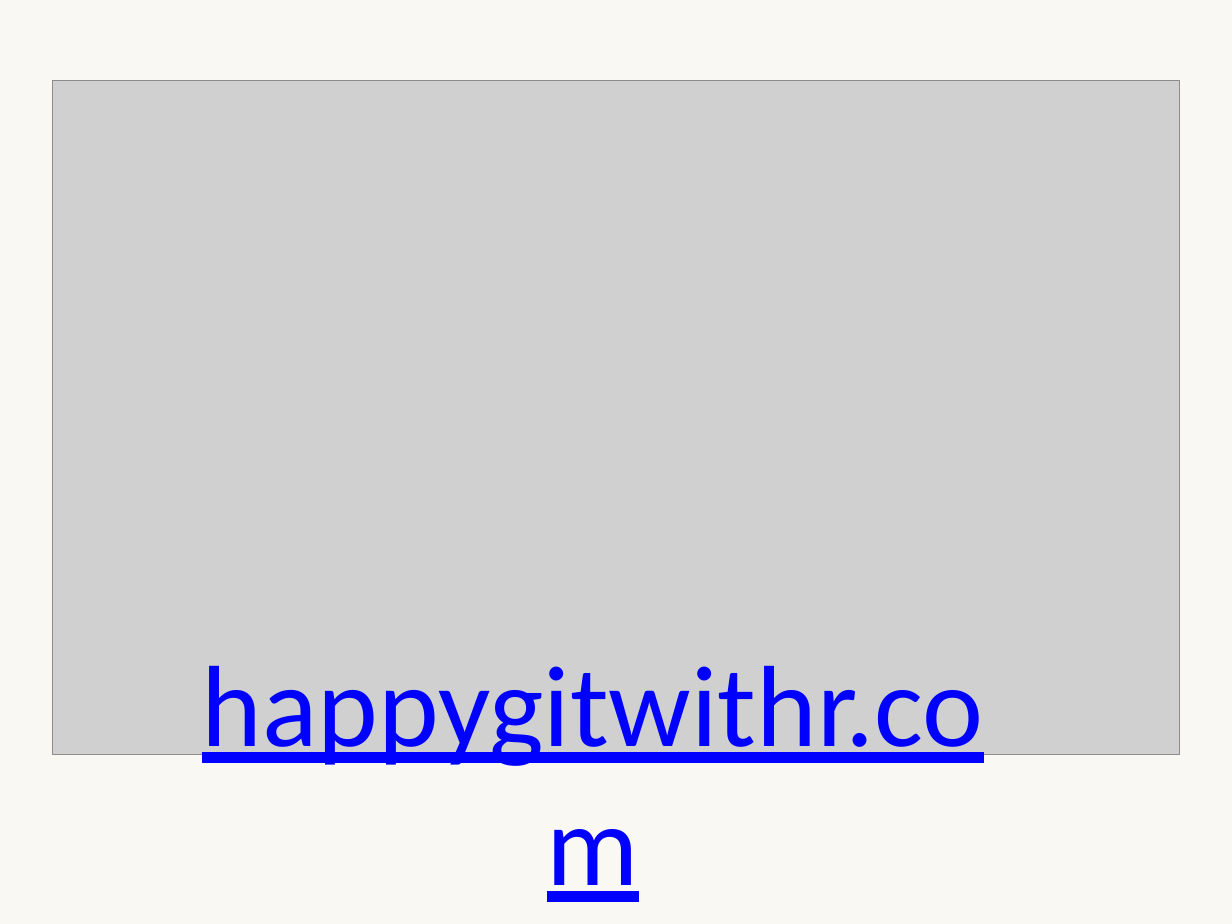
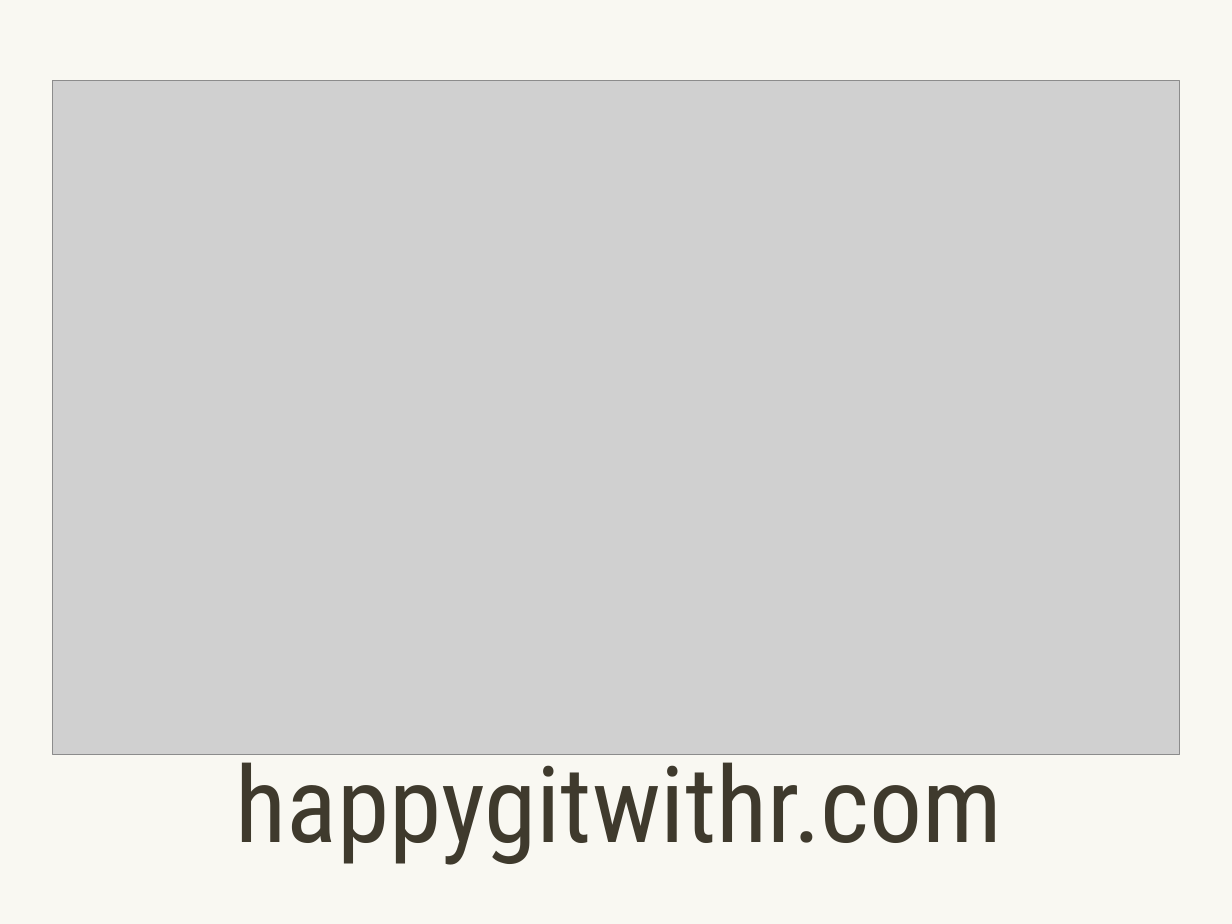
Before and after one commit to forwards/workshops, a slide deck: slide 3 of slides-pptx/2b-github.pptx. Drawn at 1232x924 pixels with LibreOffice and Linux fonts; fonts in the diff are those of the drawing; grey boxes stand for pictures. Boxes give left, top, right and bottom in pixels: in the first picture for what was removed or moved away, otherwise in the second. Text is boxed around its words. In the diff, an @@ line names an element or a change of style, - is before the commit and + after.

```diff
--- a/slides-pptx/2b-github.pptx
+++ b/slides-pptx/2b-github.pptx
@@ text "happygitwithr.com": place and size @@
-text "happygitwithr.com" at <box>202,665,984,773</box>
+text "happygitwithr.com" at <box>236,744,1003,865</box>
@@ text "happygitwithr.com" at <box>236,744,1003,865</box>: size 96 to 88 pt, font Calibri to Roboto Condensed, text colour #0000FF to #3F3A2D, underline off; less space between paragraphs @@
```
Also in this commit, not shown: 4 other slides changed, 1 slide added, 13 other files.
